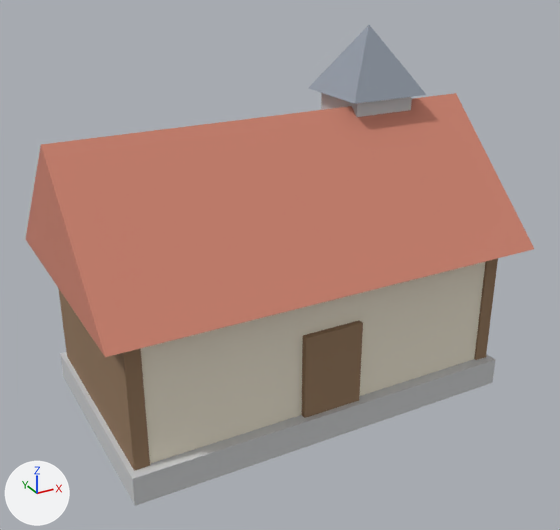
Renders of the FBX model unity/Assets/Art/Models/hall.fbx from each side of a commit.
The view is the same before and after, from a 50 mm camera at (-1.46, -2.69, 1.91) aimed at (-0.02, -0.07, 0.6). The lights are fixed; the arrows at lower left show +X, +Y and +Z. The picture after the commit comes second. Where no turn or scale is listed for an object, it has been applied to the vertices.

Names of what the first picture shows: 'hall'.
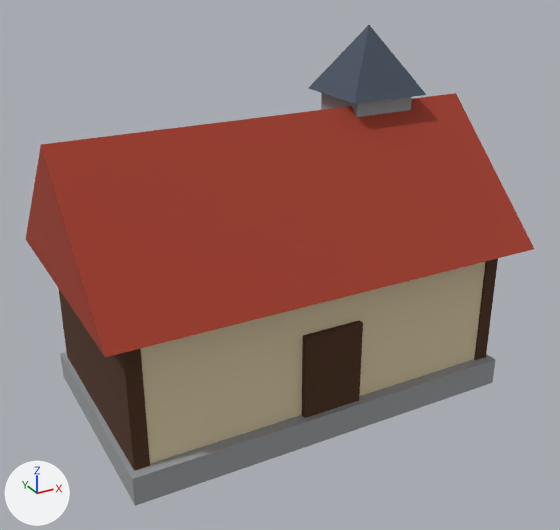
Patch to the scene script:
```diff
--- a/unity/Assets/Art/Models/hall.fbx.py
+++ b/unity/Assets/Art/Models/hall.fbx.py
@@ mat_ev_stone @@
 mat_ev_stone = principled_material('EV_stone')
-mat_ev_stone.base_color = (0.6, 0.61, 0.62)  # light grey #cbcdce
+mat_ev_stone.base_color = (0.319, 0.33, 0.342)  # grey #999b9e
 mat_ev_stone.roughness = 1.0
@@ mat_ev_plaster @@
 mat_ev_plaster = principled_material('EV_plaster')
-mat_ev_plaster.base_color = (0.86, 0.8, 0.66)  # pale yellow #efe7d4
+mat_ev_plaster.base_color = (0.711, 0.604, 0.393)  # beige #dbcca8
 mat_ev_plaster.roughness = 1.0
@@ mat_ev_roof_red @@
 mat_ev_roof_red = principled_material('EV_roof_red')
-mat_ev_roof_red.base_color = (0.64, 0.24, 0.17)  # brown #d18673
+mat_ev_roof_red.base_color = (0.367, 0.047, 0.0245)  # red #a33d2b
 mat_ev_roof_red.roughness = 1.0
@@ mat_ev_wood_dark @@
 mat_ev_wood_dark = principled_material('EV_wood_dark')
-mat_ev_wood_dark.base_color = (0.3, 0.19, 0.11)  # brown #95795d
+mat_ev_wood_dark.base_color = (0.0732, 0.0301, 0.0116)  # brown #4c301c
 mat_ev_wood_dark.roughness = 1.0
@@ mat_ev_roof_slate @@
 mat_ev_roof_slate = principled_material('EV_roof_slate')
-mat_ev_roof_slate.base_color = (0.3, 0.34, 0.4)  # grey #959eaa
+mat_ev_roof_slate.base_color = (0.0732, 0.0946, 0.133)  # greyish blue #4c5766
 mat_ev_roof_slate.roughness = 1.0
```

What differs and where, as boxes [x1, y1, x2, y2] in the pictures (560 x 530 px):
'hall', recoloured (darker): [26, 25, 534, 506] in both
